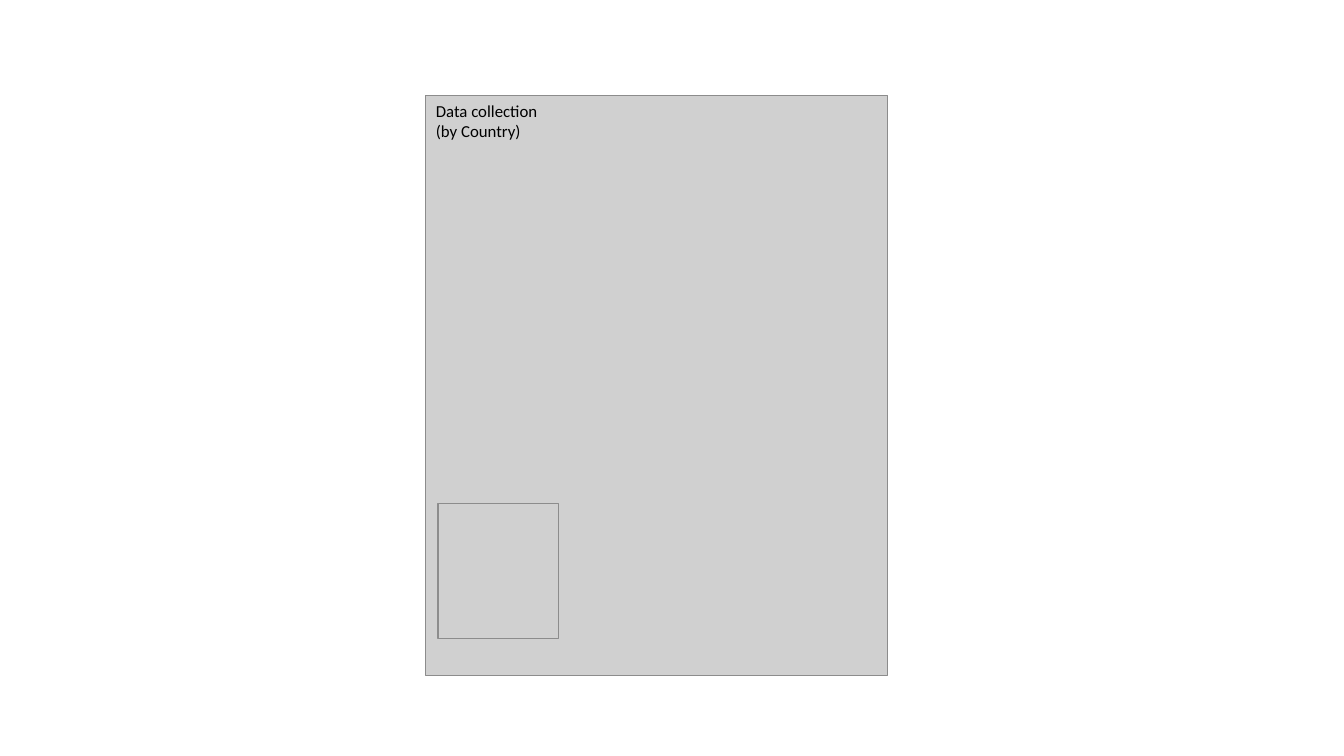
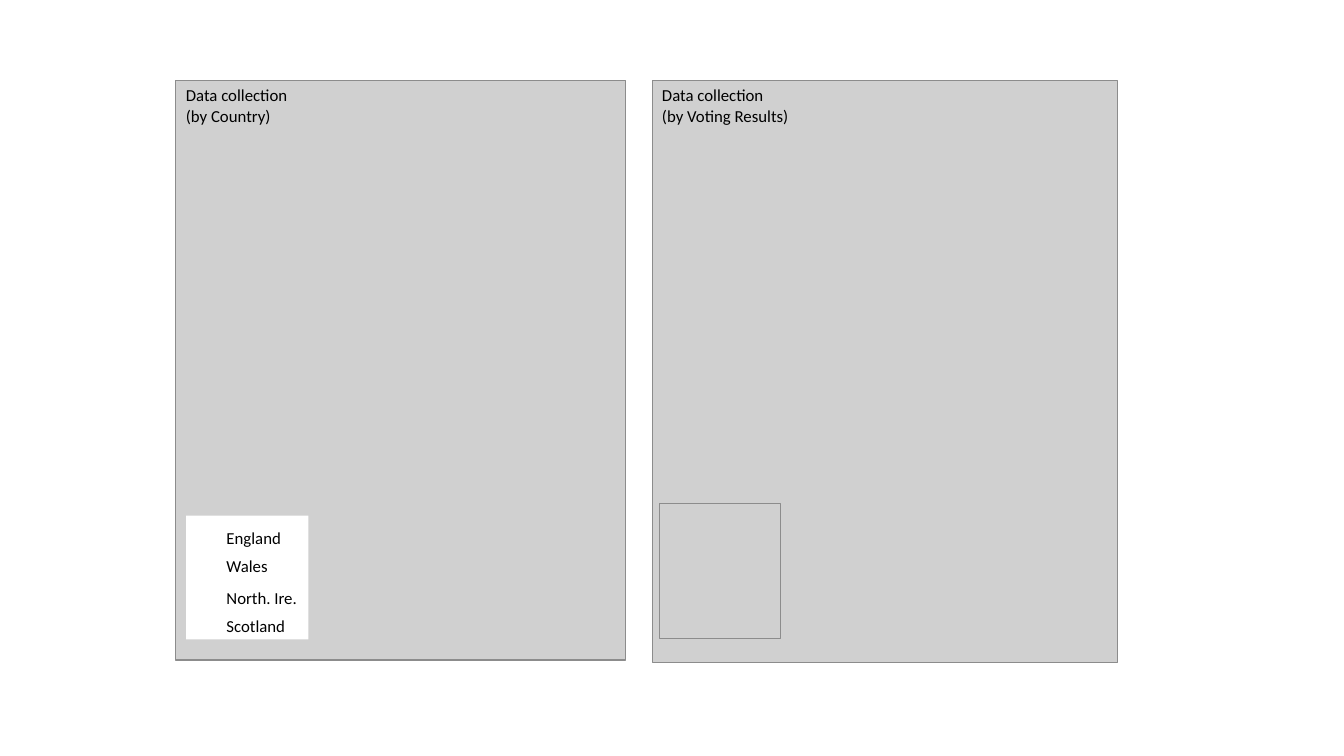
Before and after one commit to MAnalytics/Sentiment-analysis, a slide deck: slide 2 of figures/ppt.pptx. Drawn at 1344x756 pixels with LibreOffice and Linux fonts; fonts in the diff are those of the drawing; grey boxes stand for pictures; background and template pictures are left out. Boxes give left, top, right and bottom in pixels: in the first picture for what was removed or moved away, otherwise in the second. Text is boxed around its words. In the diff, an @@ line names an element or a change of style, - is before the commit and + after.

```diff
--- a/figures/ppt.pptx
+++ b/figures/ppt.pptx
@@ text "Data collection (by Country)": place and size @@
-text "Data collection (by Country)" at box(436, 105, 537, 140)
+text "Data collection (by Country)" at box(186, 89, 287, 125)
@@ picture added at box(176, 81, 626, 660) @@
@@ picture added at box(652, 81, 1117, 662) @@
@@ text added at box(662, 89, 789, 125), 12 pt, text #000000 @@
+Data collection (by Voting Results)
@@ picture removed at box(426, 96, 888, 676) @@
@@ picture: place and size @@
-picture at box(439, 503, 559, 638)
+picture at box(660, 503, 780, 638)
@@ rectangle added at box(187, 516, 309, 640), fill #FFFFFF @@
@@ text added at box(226, 532, 280, 547), 12 pt, text #000000 @@
+England
@@ text added at box(226, 560, 267, 572), 12 pt, text #000000 @@
+Wales
@@ text added at box(226, 592, 296, 604), 12 pt, text #000000 @@
+North. Ire.
@@ text added at box(226, 620, 285, 632), 12 pt, text #000000 @@
+Scotland
```
Also in this commit, not shown: 1 other slide changed, 1 slide added, 1 slide removed, 19 other files.
